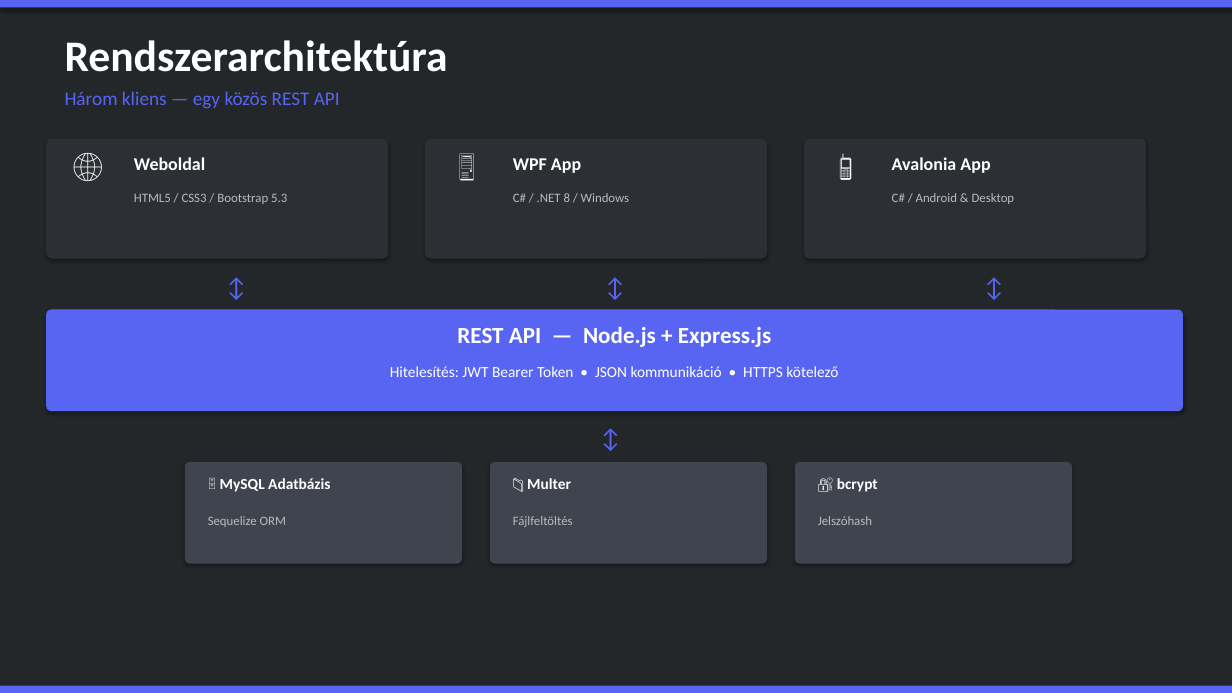
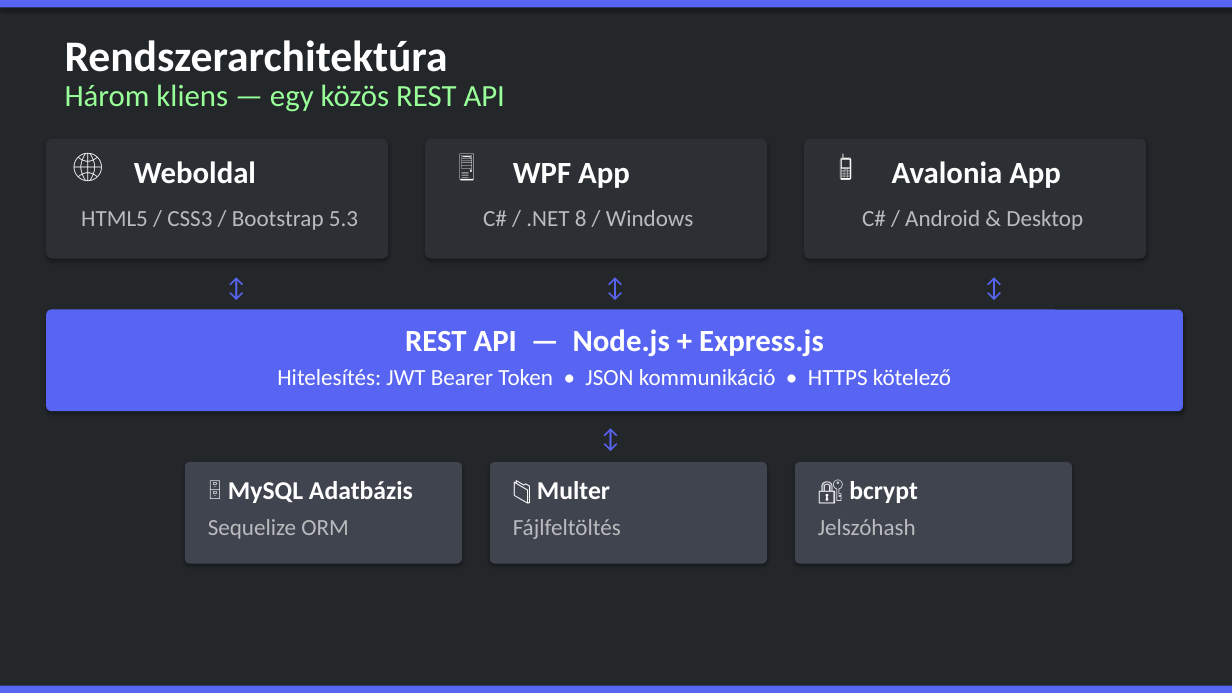
Before and after one commit to Grofrichard02/Notrox_WEB, a slide deck: slide 3 of NOTROX_Prezentacio_Final.pptx. Drawn at 1232x693 pixels with LibreOffice and Linux fonts; fonts in the diff are those of the drawing. Boxes give left, top, right and bottom in pixels: in the first picture for what was removed or moved away, otherwise in the second. Text is boxed around its words. In the diff, an @@ line names an element or a change of style, - is before the commit and + after.

```diff
--- a/NOTROX_Prezentacio_Final.pptx
+++ b/NOTROX_Prezentacio_Final.pptx
@@ text "Három kliens — egy közös ...": place and size @@
-text "Három kliens — egy közös ..." at bbox=[65, 91, 340, 109]
+text "Három kliens — egy közös ..." at bbox=[65, 84, 505, 112]
@@ text "Három kliens — egy közös ..." at bbox=[65, 84, 505, 112]: size 15 to 24 pt, text colour #5865F2 to #99FF99 @@
@@ size 14 to 24 pt in 3 elements at bbox=[134, 161, 256, 184], bbox=[513, 163, 630, 188], bbox=[892, 161, 1061, 188] @@
@@ size 10 to 18 pt in 6 elements at bbox=[208, 519, 349, 539], bbox=[513, 519, 621, 539], bbox=[818, 519, 916, 535], bbox=[483, 210, 694, 226], bbox=[862, 210, 1083, 230], bbox=[81, 211, 358, 230] @@
@@ text "HTML5 / CSS3 / Bootstrap ...": place and size @@
-text "HTML5 / CSS3 / Bootstrap ..." at bbox=[134, 193, 287, 204]
+text "HTML5 / CSS3 / Bootstrap ..." at bbox=[81, 211, 358, 230]
@@ text "C# / .NET 8 / ...": place and size @@
-text "C# / .NET 8 / ..." at bbox=[513, 193, 629, 202]
+text "C# / .NET 8 / ..." at bbox=[483, 210, 694, 226]
@@ text "C# / Android & Desktop": place and size @@
-text "C# / Android & Desktop" at bbox=[892, 193, 1015, 204]
+text "C# / Android & Desktop" at bbox=[862, 210, 1083, 230]
@@ text "REST API — Node.js + ..." at bbox=[405, 329, 824, 356]: size 18 to 24 pt @@
@@ text "Hitelesítés: JWT Bearer Token • ..." at bbox=[277, 369, 951, 385]: size 12 to 18 pt @@
@@ size 12 to 20 pt in 3 elements at bbox=[228, 481, 413, 503], bbox=[537, 481, 610, 499], bbox=[849, 481, 918, 503] @@
```
Also in this commit, not shown: 18 other slides changed, 6 slides added, 1 slide removed.
